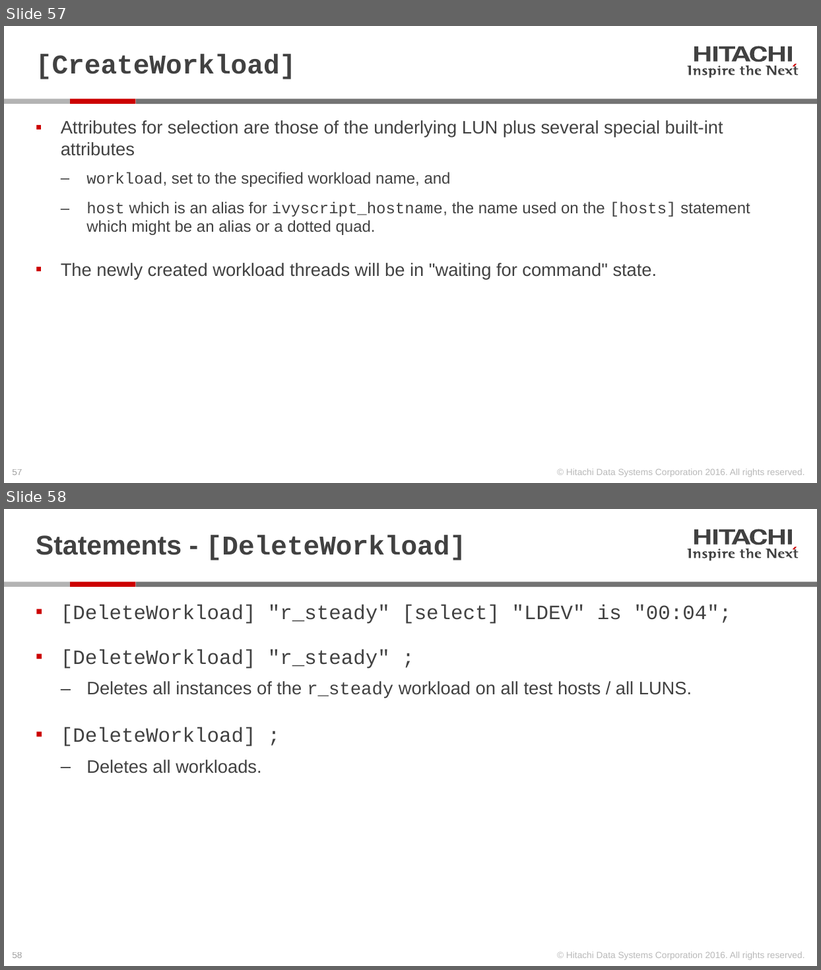
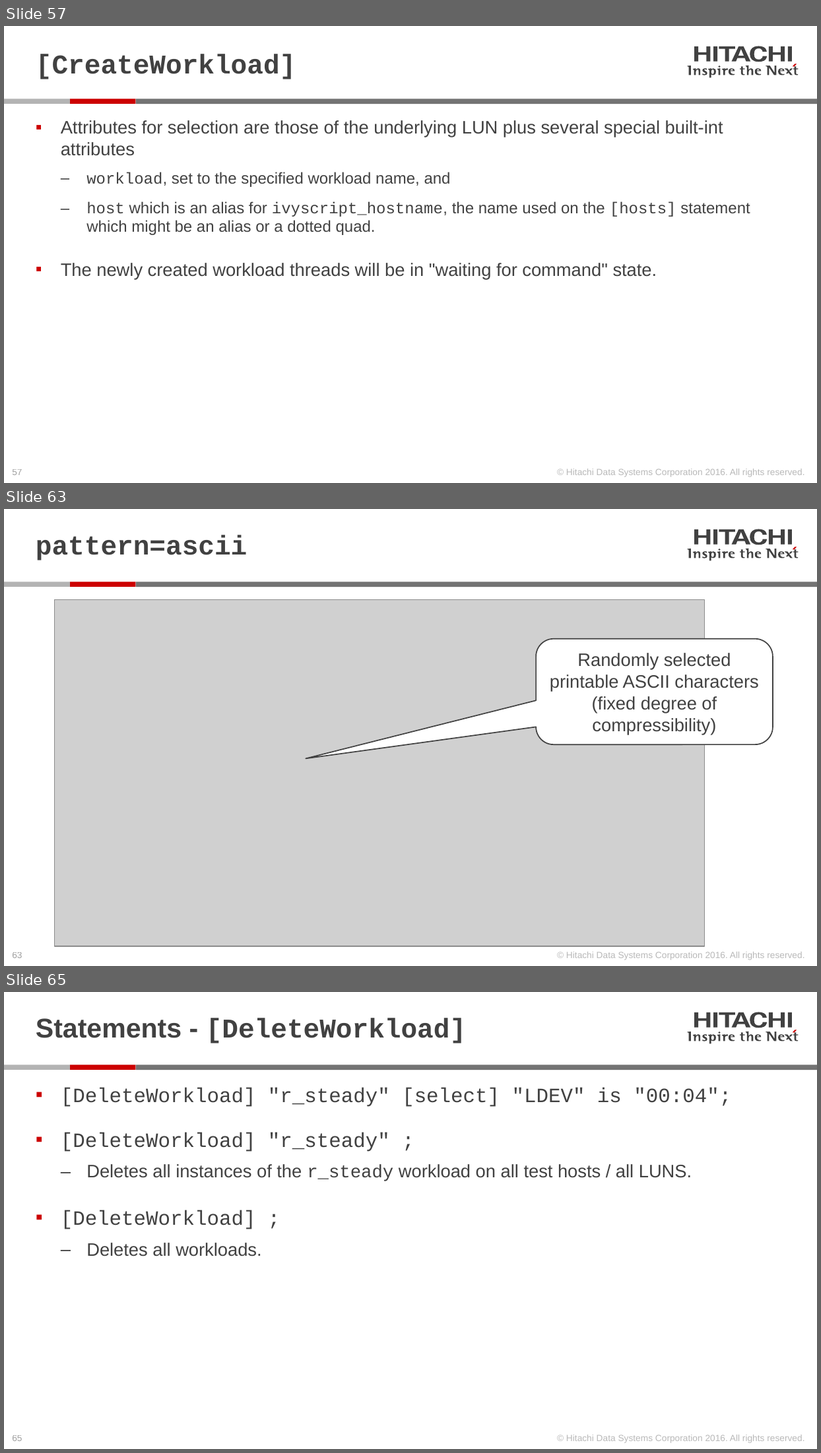
Before and after one commit to Hitachi-Data-Systems/ivy, a slide deck: doc/Programming ivy reference.pptx. Shown one above the other, each under a label of ours: slides 57 and 58 before the commit, slides 57, 63 and 65 after it; the slides between them are not shown. The pictures are 821x970 and 821x1453 pixels, drawn with LibreOffice and Linux fonts; fonts in the diff are those of the drawing; grey boxes stand for pictures. Boxes give left, top, right and bottom in pixels: in the first picture for what was removed or moved away, otherwise in the second. Text is boxed around its words. In the diff, an @@ line names an element or a change of style, - is before the commit and + after.

```diff
--- a/doc/Programming ivy reference.pptx
+++ b/doc/Programming ivy reference.pptx
@@ slide 63 added at bbox=[4, 509, 817, 966], background #FFFFFF; not listed: 28 template elements that a slide beside it also shows @@
@@ title added at bbox=[36, 535, 247, 560], 24 pt, text #414141, bold @@
+pattern=ascii
@@ picture added at bbox=[54, 600, 704, 947] @@
@@ rounded speech box added at bbox=[536, 639, 772, 745], fill #FFFFFF, outline #414141 1 pt, 16 pt, text #414141 @@
+Randomly selected printable ASCII characters
+(fixed degree of compressibility)
@@ what was slide 58 is now slide 65 @@
@@ page number at bbox=[12, 1436, 22, 1441]: text changed @@
-58
+65
```
Also in this commit, not shown: 1 slide changed, 6 other slides added, 4 other files.
